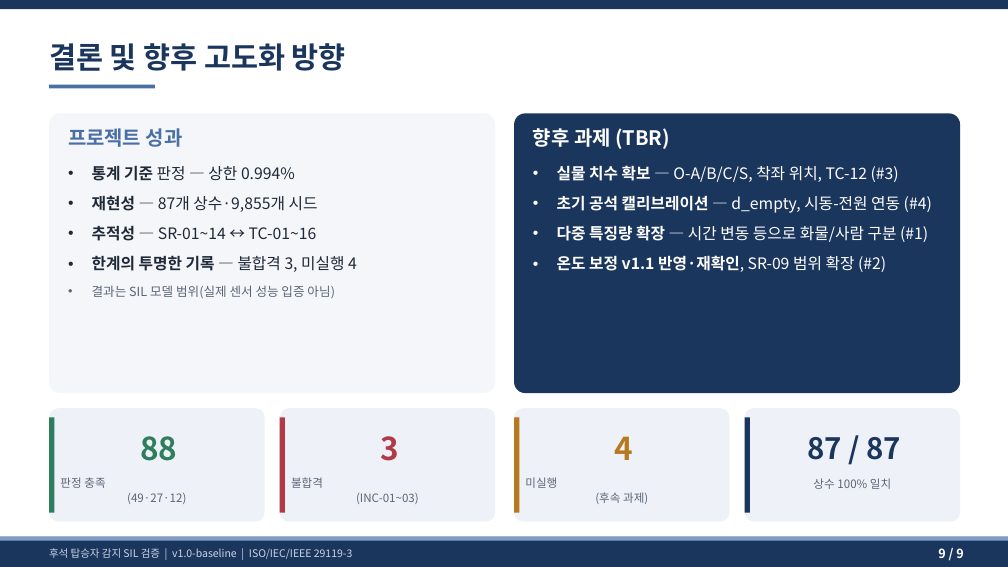
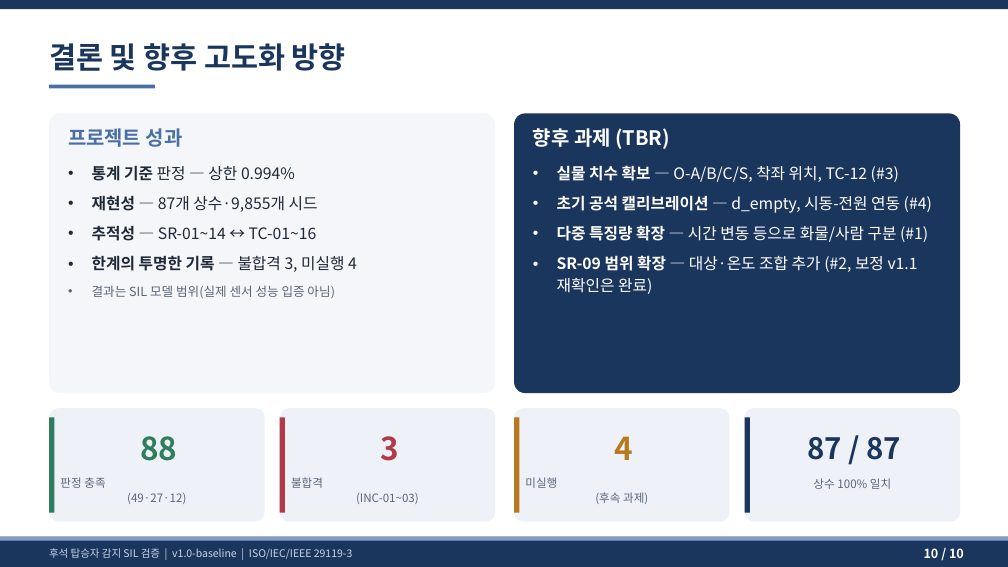
Before and after one commit to yooksoo828-prog/rear-seat-occupant-sil-verification, a slide deck: slide 10 of deliverables/후석탑승자감지_SIL검증_발표자료_v1.0.pptx (slide 9 before the commit). Drawn at 1008x567 pixels with LibreOffice and Linux fonts; fonts in the diff are those of the drawing. Boxes give left, top, right and bottom in pixels: in the first picture for what was removed or moved away, otherwise in the second. Text is boxed around its words. In the diff, an @@ line names an element or a change of style, - is before the commit and + after.

```diff
--- a/deliverables/후석탑승자감지_SIL검증_발표자료_v1.0.pptx
+++ b/deliverables/후석탑승자감지_SIL검증_발표자료_v1.0.pptx
@@ text at (x1=557, y1=255, x2=918, y2=294): text changed; bold off @@
-• 온도 보정 v1.1 반영·재확인, SR-09 범위 확장 (#2)
+• SR-09 범위 확장 — 대상·온도 조합 추가 (#2, 보정 v1.1 재확인은 완료)
@@ text at (x1=924, y1=548, x2=964, y2=558): text changed @@
-9 / 9
+10 / 10
```
Also in this commit, not shown: 8 other slides changed, 1 slide added, 6 other files.
